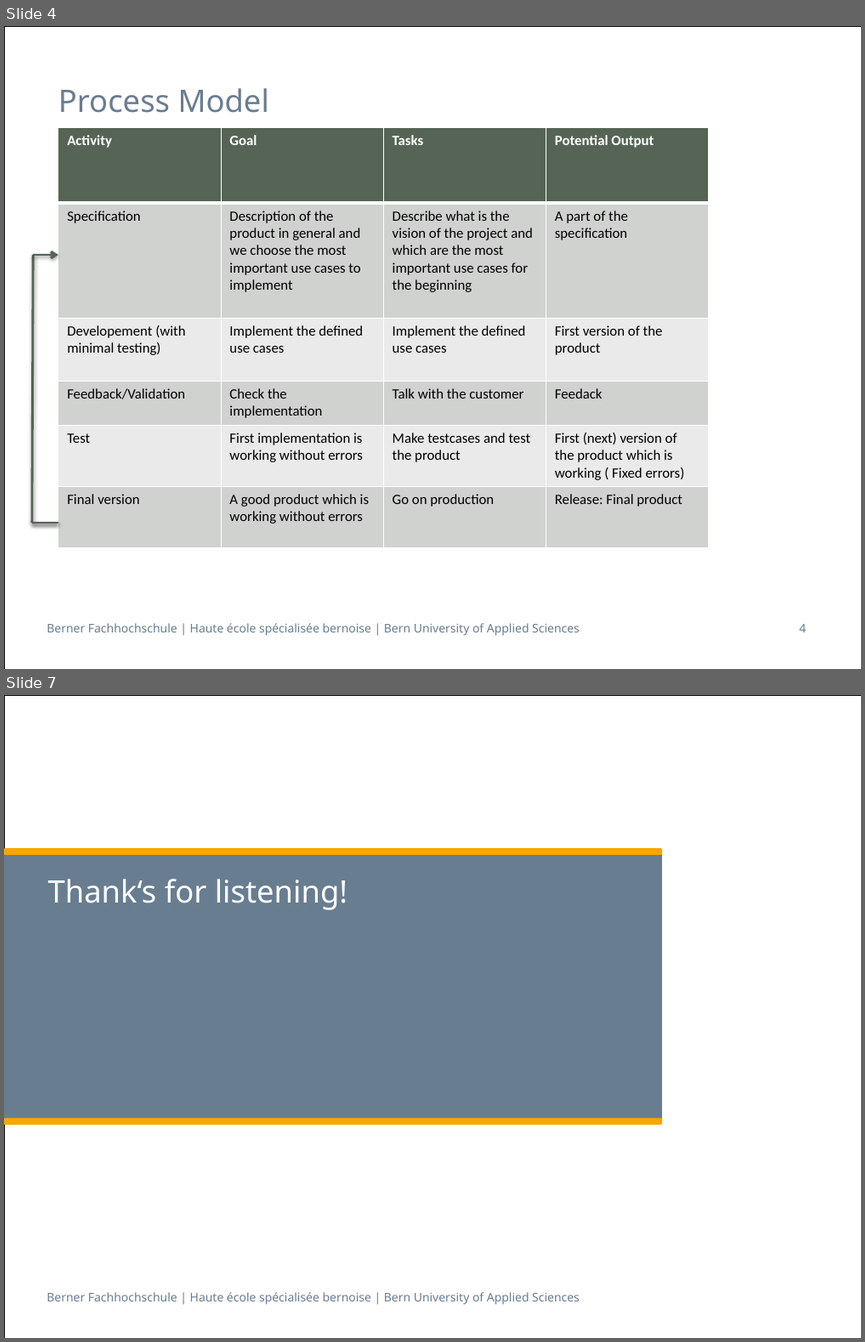
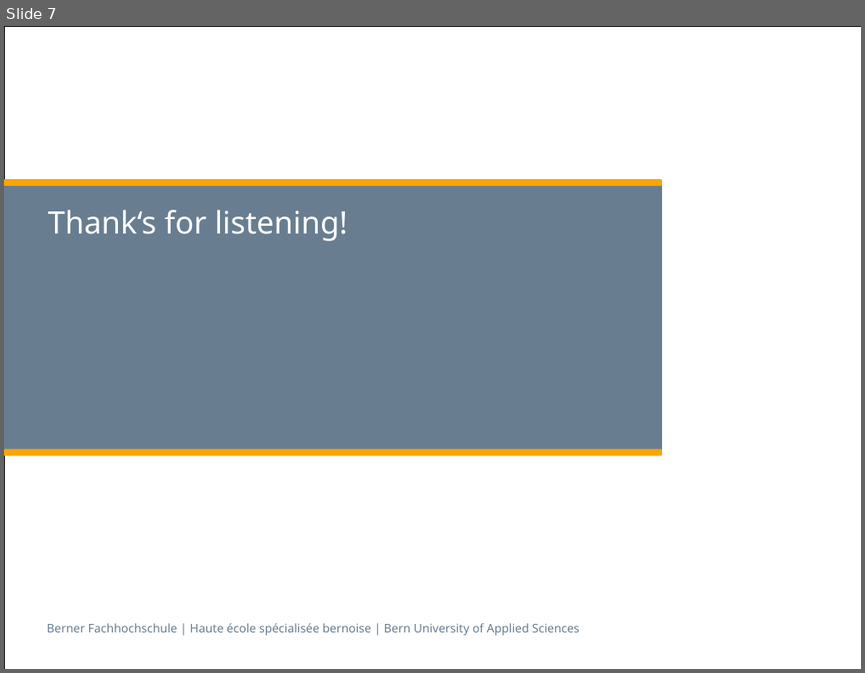
Before and after one commit to zyssm4/ch.bfh.btx8081.w2015.red, a slide deck: doc/Task02/Task02.pptx. Shown one above the other, each under a label of ours: slides 4 and 7 before the commit, slide 7 after it; the slides between them are not shown. The pictures are 865x1342 and 865x673 pixels, drawn with LibreOffice and Linux fonts; fonts in the diff are those of the drawing. Boxes give left, top, right and bottom in pixels: in the first picture for what was removed or moved away, otherwise in the second. Text is boxed around its words. In the diff, an @@ line names an element or a change of style, - is before the commit and + after.

```diff
--- a/doc/Task02/Task02.pptx
+++ b/doc/Task02/Task02.pptx
@@ slide 4 removed at [4,26,861,669], background #FFFFFF; not listed: 2 template elements that a slide beside it also shows @@
@@ title removed at [58,88,269,113] @@
-Process Model
@@ table removed at [58,128,710,563], 6 rows, 4 columns @@
-Activity | Goal | Tasks | Potential Output
-Specification | Description of the product in general and we choose the most important use cases to implement | Describe what is the vision of the project and which are the most important use cases for the beginning | A part of the specification
-Developement (with minimal testing) | Implement the defined use cases | Implement the defined use cases | First version of the product
-Feedback/Validation | Check the implementation | Talk with the customer | Feedack
-Test | First implementation is working without errors | Make testcases and test the product | First (next) version of the product which is working ( Fixed errors)
-Final version | A good product which is working without errors | Go on production | Release: Final product
@@ line removed from (33, 255) to (32, 522) @@
@@ arrow removed from (32, 255) to (58, 255) @@
@@ line removed from (58, 522) to (32, 522) @@
@@ line removed from (58, 522) to (33, 522) @@
@@ page number removed at [799,624,806,632] @@
-4
```
Also in this commit, not shown: 1 slide changed, 3 slides added, 2 other slides removed, 1 other file.
